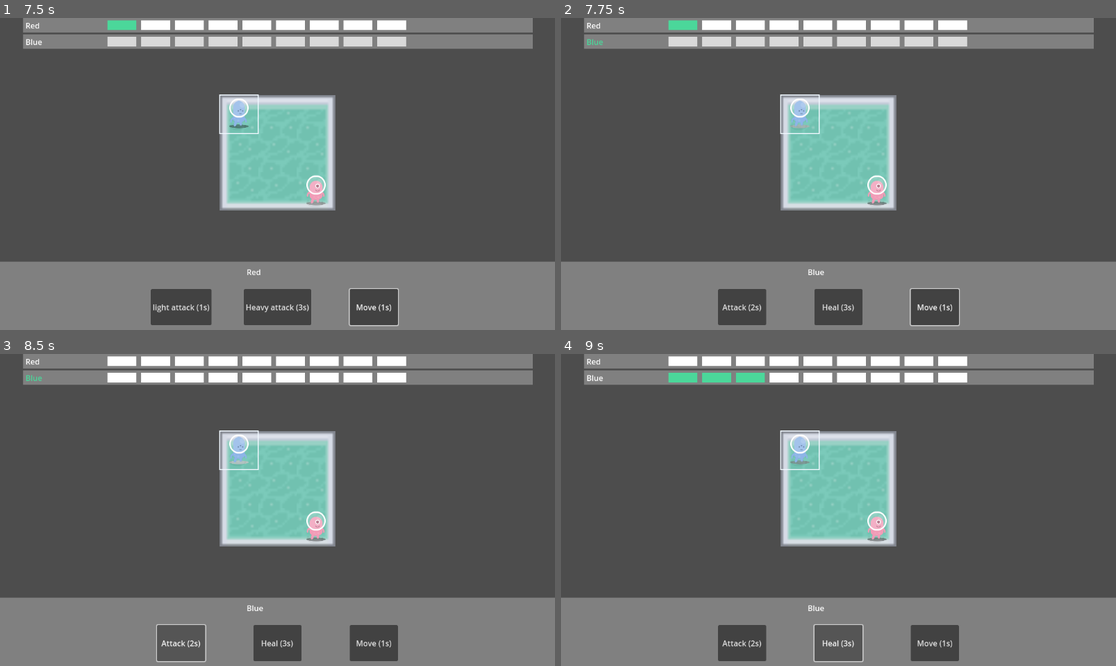
Above: before the commit, frames 1-4 (two rows, left to right).
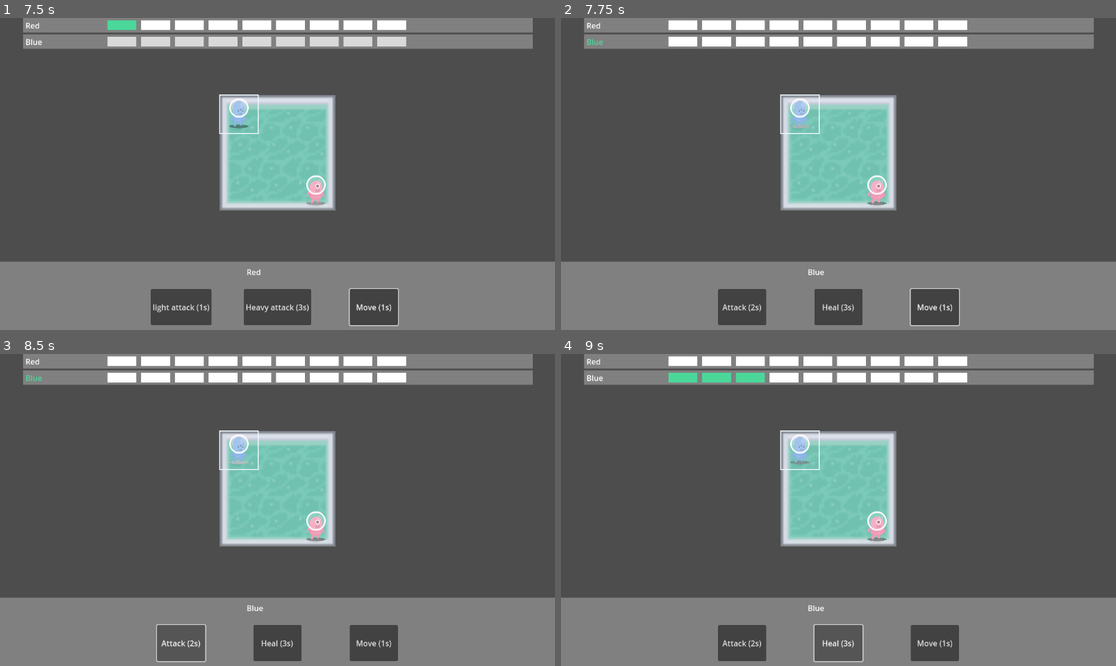
Above: after the commit, the same moments.

Repository: jparkhouse/MegaDungeon
Game: Godot game, scene res://giorgos_prototype/scene.tscn
Two runs of this game, one before a commit and one after it. Both use one fixed random seed, a clock stepped at 60 frames per second and the inputs below.
Inputs (mouse positions are in pixels of both pictures, inside the frame that each line leads up to):
- Up to frame 1 (7.5 s): click "light attack (1s)" at 0.5 s; click "Heavy attack (3s)" at 1.25 s; click "Move (1s)" at 2 s; click "light attack (1s)" at 2.75 s; click "Heavy attack (3s)" at 3.5 s; click "Move (1s)" at 4.25 s; click "light attack (1s)" at 5 s; click "Heavy attack (3s)" at 5.75 s; click "Move (1s)" at 6.5 s; tap Enter (ui_accept) at 7.25 s; move the mouse to (399, 158) at 7.27 s; press the mouse at (399, 158) at 7.28 s
- Up to frame 2 (7.75 s): tap Enter (ui_accept) at 7.52, 7.55 s
- Up to frame 3 (8.5 s): tap Enter (ui_accept) at 7.82 s; release the mouse at (399, 494) at 8 s; click "Attack (2s)" at 8 s
- Up to frame 4 (9 s): click "Heal (3s)" at 8.75 s

Frame 1 is identical in both runs. In frame 2, 1.6% of the frame differs, in the area x 19-74%, y 0-10%; in frame 3, less than 0.1%; in frame 4, less than 0.1%.
Error after the commit: Invalid access to property or key 'cell' on a base object of type 'Nil'. (res://giorgos_prototype/moves/manouvre.gd:8)

Commit message:
added health and distance calculations

Diff:
--- a/giorgos_prototype/combatant.gd
+++ b/giorgos_prototype/combatant.gd
@@ -50,7 +50,6 @@
 	set(value):
 		is_selected = value
 		if is_selected:
-			print("SELECTED")
 			_anim_player.play("selected")
 		else:
 			_anim_player.play("idle")
@@ -120,3 +119,10 @@
 
 func add_move_times():
 	pass
+
+func take_damage(d):
+	health = health - d
+	print(character_name + "'s health is now " + str(health))
+
+func heal(d):
+	health = health + d
--- a/giorgos_prototype/combatants/blue_combatant.tscn
+++ b/giorgos_prototype/combatants/blue_combatant.tscn
@@ -12,6 +12,7 @@
 [sub_resource type="Resource" id="Resource_k5ves"]
 script = ExtResource("3_00372")
 damage = 4
+range = 1
 move_name = "Attack"
 move_time = 2
 
--- a/giorgos_prototype/combatants/red_combatant.tscn
+++ b/giorgos_prototype/combatants/red_combatant.tscn
@@ -11,12 +11,14 @@
 [sub_resource type="Resource" id="Resource_5yi0f"]
 script = ExtResource("2_mk13l")
 damage = 1
+range = 1
 move_name = "light attack"
 move_time = 1
 
 [sub_resource type="Resource" id="Resource_nsnle"]
 script = ExtResource("2_mk13l")
 damage = 5
+range = 2
 move_name = "Heavy attack"
 move_time = 3
 
--- a/giorgos_prototype/cursor.gd
+++ b/giorgos_prototype/cursor.gd
@@ -34,7 +34,6 @@
 		self.cell = grid.calculate_grid_coordinates(event.position)
 
 	elif event.is_action_pressed("click") or event.is_action_pressed("ui_accept"):
-		print("CLICKED")
 		emit_signal("accept_pressed", cell)
 
 func _draw() -> void:
--- a/giorgos_prototype/game_board.gd
+++ b/giorgos_prototype/game_board.gd
@@ -16,6 +16,4 @@
 func reinitialize() -> void:
 	units.clear()
 	for character in get_tree().get_nodes_in_group("characters"):
-		print("in init " + str(character))
 		units[character.cell] = character
-		print("units " + str(units))
--- a/giorgos_prototype/moves/attack.gd
+++ b/giorgos_prototype/moves/attack.gd
@@ -3,18 +3,22 @@
 class_name AttackClass
 
 @export var damage:    int
+@export var range := 1
 
 func perform_move(character, parameters):
-	print(character.character_name + " is attacking for " + str(damage) + " damage")
+	var distance = character.grid.calculate_distance(character.cell, parameters["target"].cell)
+	if distance > range:
+		print(character.character_name + " failed to attack due to distance")
+	else:
+		print(character.character_name + " is attacking for " + str(damage) + " damage")
+		parameters["target"].take_damage(damage)
+
 
 func get_parameters(character):
 	var parameters = {}
-	print("Getting parameters")
 	var cursor = cursor_scene.instantiate()
 	character.add_child(cursor)
 	parameters["cell"] = await cursor.accept_pressed
-	print(parameters["cell"])
-	print(character.get_parent().units)
-	print(character.get_parent().units[parameters["cell"]])
+	parameters["target"] = character.get_parent().units[parameters["cell"]]
 	cursor.queue_free()
 	return parameters
--- a/giorgos_prototype/moves/heal.gd
+++ b/giorgos_prototype/moves/heal.gd
@@ -6,3 +6,4 @@
 
 func perform_move(character, parameters):
 	print(character.character_name + " is healing for " + str(damage))
+	character.heal(damage)
--- a/giorgos_prototype/moves/manouvre.gd
+++ b/giorgos_prototype/moves/manouvre.gd
@@ -10,10 +10,16 @@
 
 func get_parameters(character):
 	var parameters = {}
-	print("Getting parameters")
 	var cursor = cursor_scene.instantiate()
 	character.add_child(cursor)
-	parameters["cell"] = await cursor.accept_pressed
+
+	var valid_selection = false
+	while not valid_selection:
+		parameters["cell"] = await cursor.accept_pressed
+		if grid.calculate_distance(parameters["cell"], character.cell) <= character.move_range:
+			valid_selection = true
+		else:
+			print("too far")
 	print(parameters["cell"])
 	cursor.queue_free()
 	return parameters
--- a/giorgos_prototype/resources/grid.gd
+++ b/giorgos_prototype/resources/grid.gd
@@ -30,3 +30,6 @@
 
 func from_index(cell: int) -> Vector2:
 	return Vector2(cell % int(size.x), cell / int(size.x))
+
+func calculate_distance(cell_1, cell_2):
+	return roundf(sqrt((cell_1.x-cell_2.x)**2+(cell_1.y-cell_2.y)**2))
--- a/giorgos_prototype/scene.gd
+++ b/giorgos_prototype/scene.gd
@@ -29,7 +29,6 @@
 	$GameBoard.add_child(char_2)
 
 	$GameBoard.reinitialize()
-	print("UNITS "+ str($GameBoard.units))
 
 	for character in get_tree().get_nodes_in_group("characters"):
 		print(character.name)
